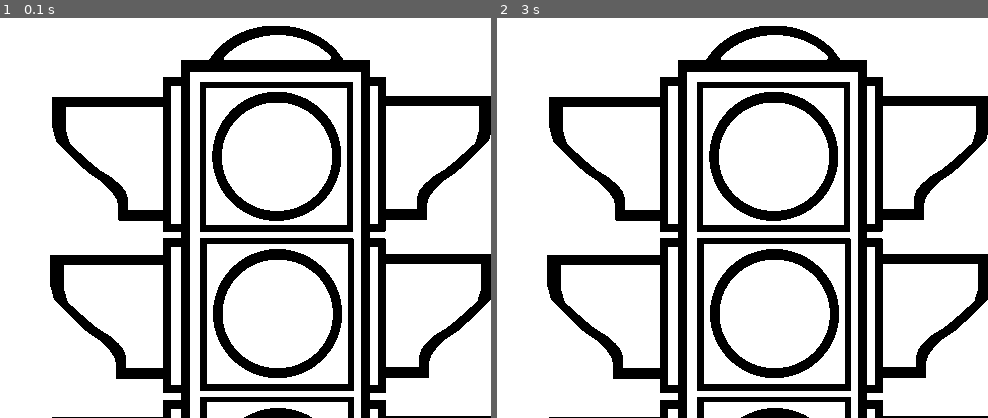
Above: before the commit, frames 1-2 (left to right).
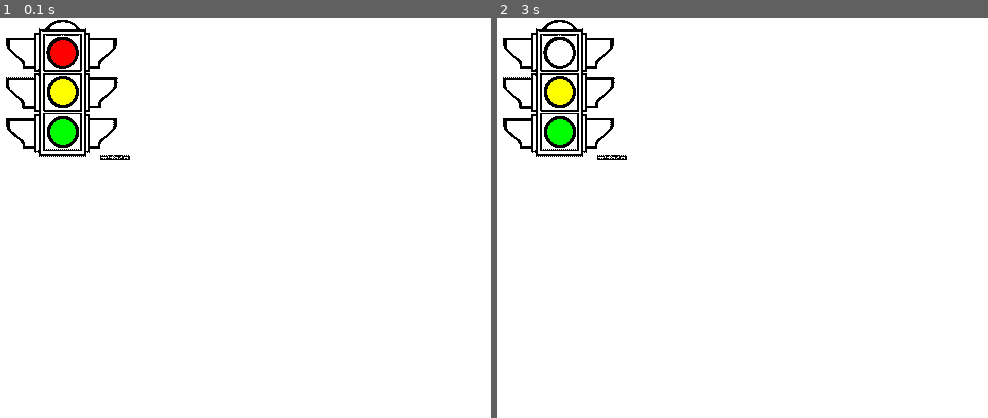
Above: after the commit, the same moments.

Repository: fin-github/Pygame_Shtuff
Game: pygame game, started from animated_picture.py
The game is run twice, just before and just after one commit, with the same random seed, the same clock (stepped at 60 frames per second) and the same inputs. The source is Python 2; it was converted automatically to run under Python 3.
Inputs (mouse positions are in pixels of both pictures, inside the frame that each line leads up to):
- Up to frame 1 (0.1 s): no input
- Up to frame 2 (3 s): click (737, 218) at 0.38 s; hold Right 0.67-1.13 s; move the mouse to (717, 234) at 0.7 s; hold Up 1.17-1.63 s; hold Down from 2.73 s (still down)

The runs differ from the first frame. In frame 1, 25% of the frame differs, in the area x 1-100%, y 0-100%; in frame 2, 25%.

Commit message:
Traffic Light Is Up!!

Diff:
--- a/animated_picture.py
+++ b/animated_picture.py
@@ -12,21 +12,33 @@
     print "Left Pressed!"
 
 def down_arrow_pressed():
-    print "Down Pressed!"
+    pygame.draw.circle(DISPLAYSURF, WHITE, (72, 35), 16)
+    pygame.draw.circle(DISPLAYSURF, BLACK, (72, 35), 16, 3)
 
 def up_arrow_pressed():
-    print "Up Pressed!"
+    pygame.draw.circle(DISPLAYSURF, RED, (72, 35), 16)
+    pygame.draw.circle(DISPLAYSURF, BLACK, (72, 35), 16, 3)
 
 WHITE = (255, 255, 255)
 BLACK = (0, 0, 0)
 GREEN = (0, 255, 0)
 BLUE = (0, 0, 128)
-YELLOW = (153, 153, 0)
+YELLOW = (255, 255, 0)
 RED = (255, 0, 0)
 LIGHT_YELLOW = (255, 255, 102)
 
+DISPLAYSURF.fill(WHITE)
 traffic_light = pygame.image.load("Traffic_Light.jpg")
 DISPLAYSURF.blit(traffic_light, pygame.Rect(0, 0, 700, 550))
+pygame.draw.circle(DISPLAYSURF, RED, (72, 35), 16)
+pygame.draw.circle(DISPLAYSURF, BLACK, (72, 35), 16, 3)
+pygame.draw.circle(DISPLAYSURF, YELLOW, (72, 74), 16)
+pygame.draw.circle(DISPLAYSURF, BLACK, (72, 74), 16, 3)
+pygame.draw.circle(DISPLAYSURF, GREEN, (72, 114), 16)
+pygame.draw.circle(DISPLAYSURF, BLACK, (72, 114), 16, 3)
+##(69, 34)
+##(70, 73)
+##(69, 113)
 
 while True: # main game loop
     for event in pygame.event.get():
@@ -43,4 +55,6 @@
                 down_arrow_pressed()
             elif(key_map[K_UP]):
                 up_arrow_pressed()
+        elif(event.type == MOUSEBUTTONDOWN):
+            print pygame.mouse.get_pos()
     pygame.display.update()
Binary file changed: Traffic_Light.jpg
